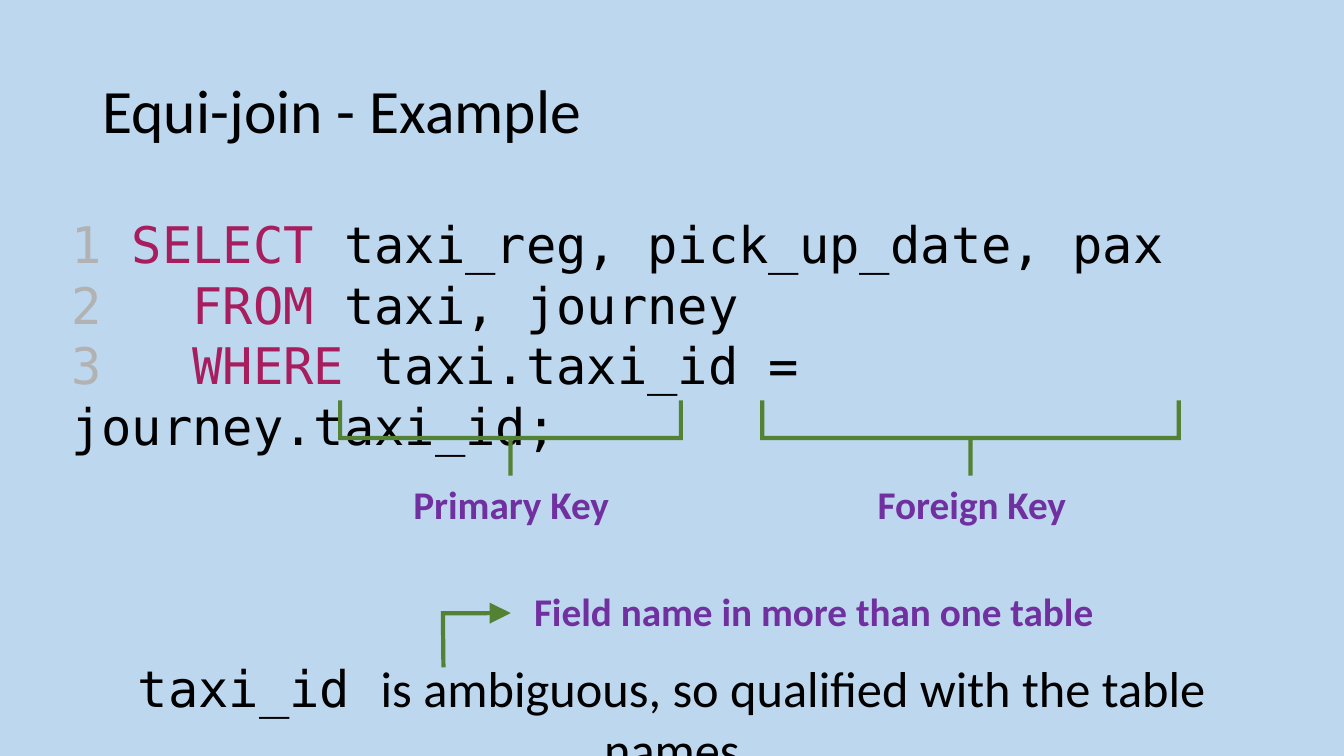
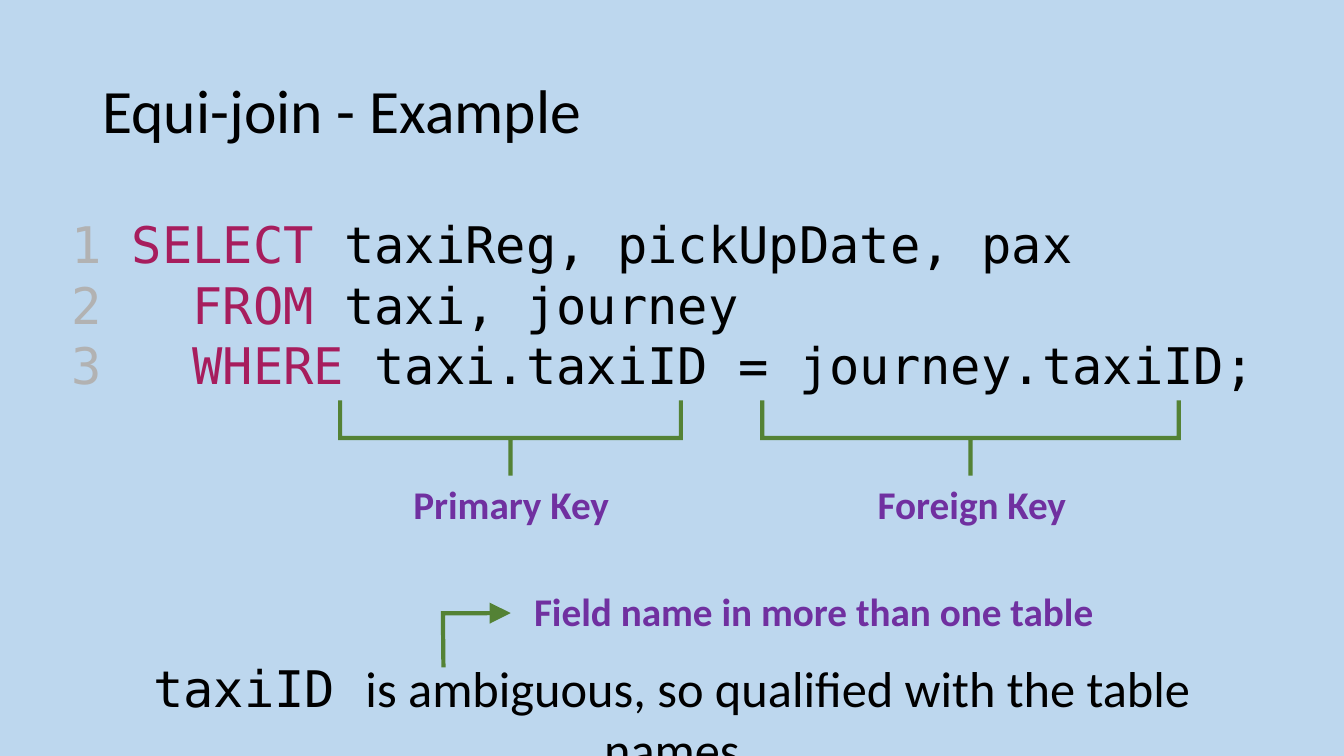
Before and after one commit to MrFriendCS/MrFriendCS.github.io, a slide deck: slide 85 of n5/ddd/N5 CS DDD Slides.pptx. Drawn at 1344x756 pixels with LibreOffice and Linux fonts; fonts in the diff are those of the drawing. Boxes give left, top, right and bottom in pixels: in the first picture for what was removed or moved away, otherwise in the second. Text is boxed around its words. In the diff, an @@ line names an element or a change of style, - is before the commit and + after.

```diff
--- a/n5/ddd/N5 CS DDD Slides.pptx
+++ b/n5/ddd/N5 CS DDD Slides.pptx
@@ text at (132, 224, 1072, 274): text changed @@
-1 SELECT taxi_reg, pick_up_date, pax
+1 SELECT taxiReg, pickUpDate, pax
@@ text at (192, 345, 1254, 395): text changed @@
-3 WHERE taxi.taxi_id = journey.taxi_id;
+3 WHERE taxi.taxiID = journey.taxiID;
@@ text at (153, 666, 1190, 716): text changed @@
-taxi_id is ambiguous, so qualified with the table names
+taxiID is ambiguous, so qualified with the table names
```
Also in this commit, not shown: 48 other slides changed, 2 other files.
